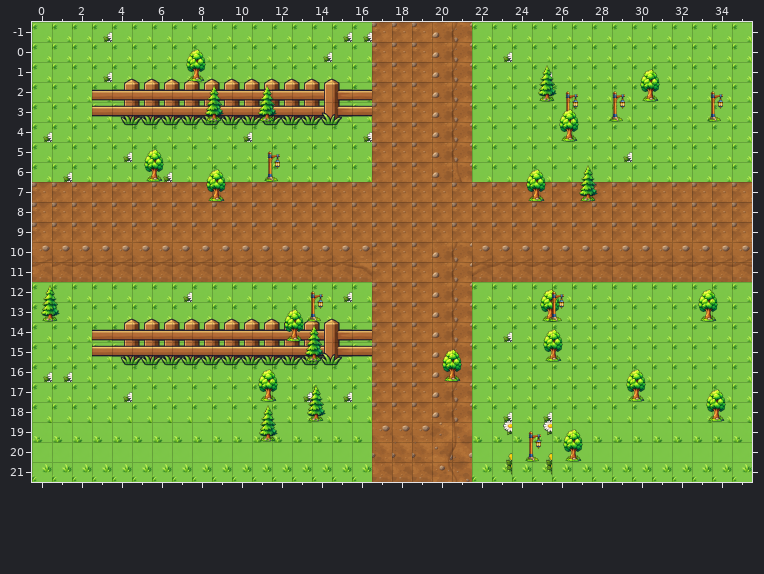
Tiled map (JSON): samples/tests/content/tiled/maps/ysort.tmj. Above is the file before it was changed.
Cells are 32x32 px. Shown: x 0..35, y -1..21.
The same view after the edit:
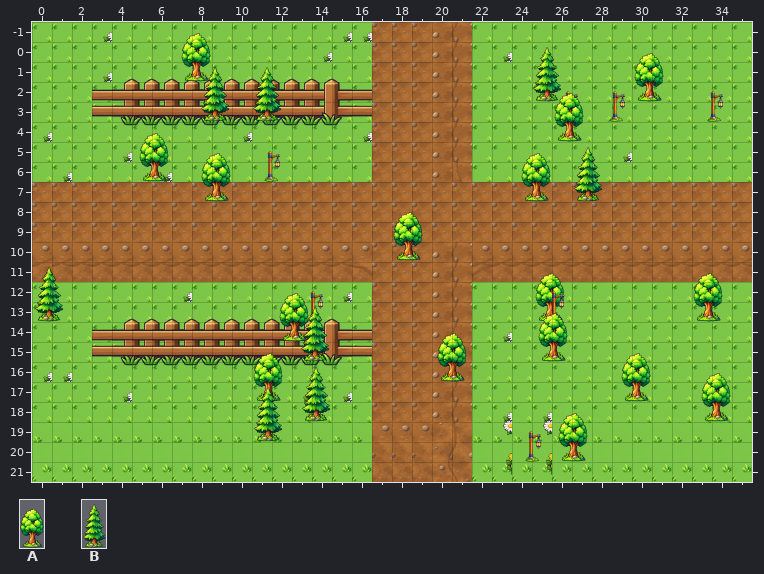
Key: from "props": A 0 "tree", B 1 "tree".
Objects are placed by their top-left corner, in cells (3,4 is the top-left corner of cell 3,4); size is 1x1 cell unless given.
From old to new:
Layer "props":
changed: B "tree" at 27.3,6 size 1x2 -> B "tree" at 25,0 size 1.5x3
changed: A "tree" at 26.3,3 size 1x2 -> A "tree" at 30.1,0 size 1.5x3
changed: A "tree" at 33.7,17 size 1x2 -> B "tree" at 8.4,1 size 1.5x3
changed: A "tree" at 25.5,14 size 1x2 -> A "tree" at 5.3,4 size 1.5x3
changed: B "tree" at 11.3,18 size 1x2 -> A "tree" at 24.4,5 size 1.5x3
changed: A "tree" at 29.7,16 size 1x2 -> B "tree" at 27.1,5 size 1.5x3
changed: A "tree" at 11.3,16 size 1x2 -> A "tree" at 8.4,5 size 1.5x3
changed: A "tree" at 25.4,12 size 1x2 -> A "tree" at 18.1,7.9 size 1.5x3
changed: B "tree" at 8.6,2 size 1x2 -> A "tree" at 25.2,11 size 1.5x3
changed: A "tree" at 33.3,12 size 1x2 -> B "tree" at 0.1,11 size 1.5x3
changed: B "tree" at 13.6,14 size 1x2 -> A "tree" at 33,11 size 1.5x3
changed: A "tree" at 24.7,6 size 1x2 -> A "tree" at 12.3,12 size 1.5x3
changed: A "tree" at 30.4,1 size 1x2 -> B "tree" at 13.4,13 size 1.5x3
changed: A "tree" at 26.5,19 size 1x2 -> A "tree" at 20.2,14 size 1.5x3
changed: A "tree" at 8.7,6 size 1x2 -> A "tree" at 29.4,15 size 1.5x3
changed: A "tree" at 7.7,0 size 1x2 -> A "tree" at 11,15 size 1.5x3
changed: A "tree" at 12.6,13 size 1x2 -> A "tree" at 33.5,16 size 1.5x3
changed: B "tree" at 11.2,2 size 1x2 -> B "tree" at 13.5,16 size 1.5x3
added: A "tree" at 7.5,-1 size 1.5x3
added: B "tree" at 11,1 size 1.5x3
added: A "tree" at 26.1,2 size 1.5x3
added: A "tree" at 25.3,13 size 1.5x3
added: B "tree" at 11.1,17 size 1.5x3
added: A "tree" at 26.3,18 size 1.5x3
removed: B "tree" at 25.2,1 size 1x2
removed: A "tree" at 5.6,5 size 1x2
removed: B "tree" at 0.4,12 size 1x2
removed: A "tree" at 20.5,15 size 1x2
removed: B "tree" at 13.7,17 size 1x2
